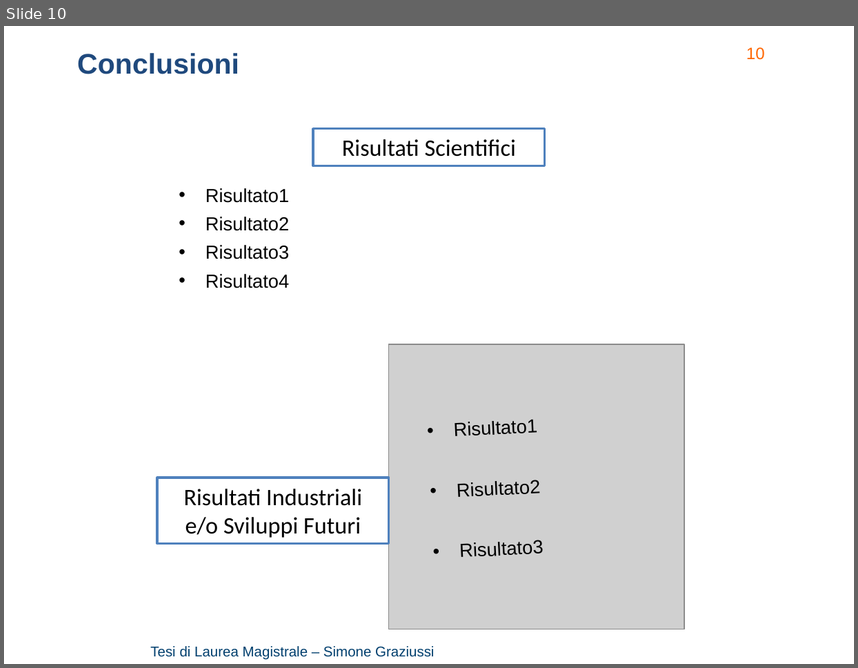
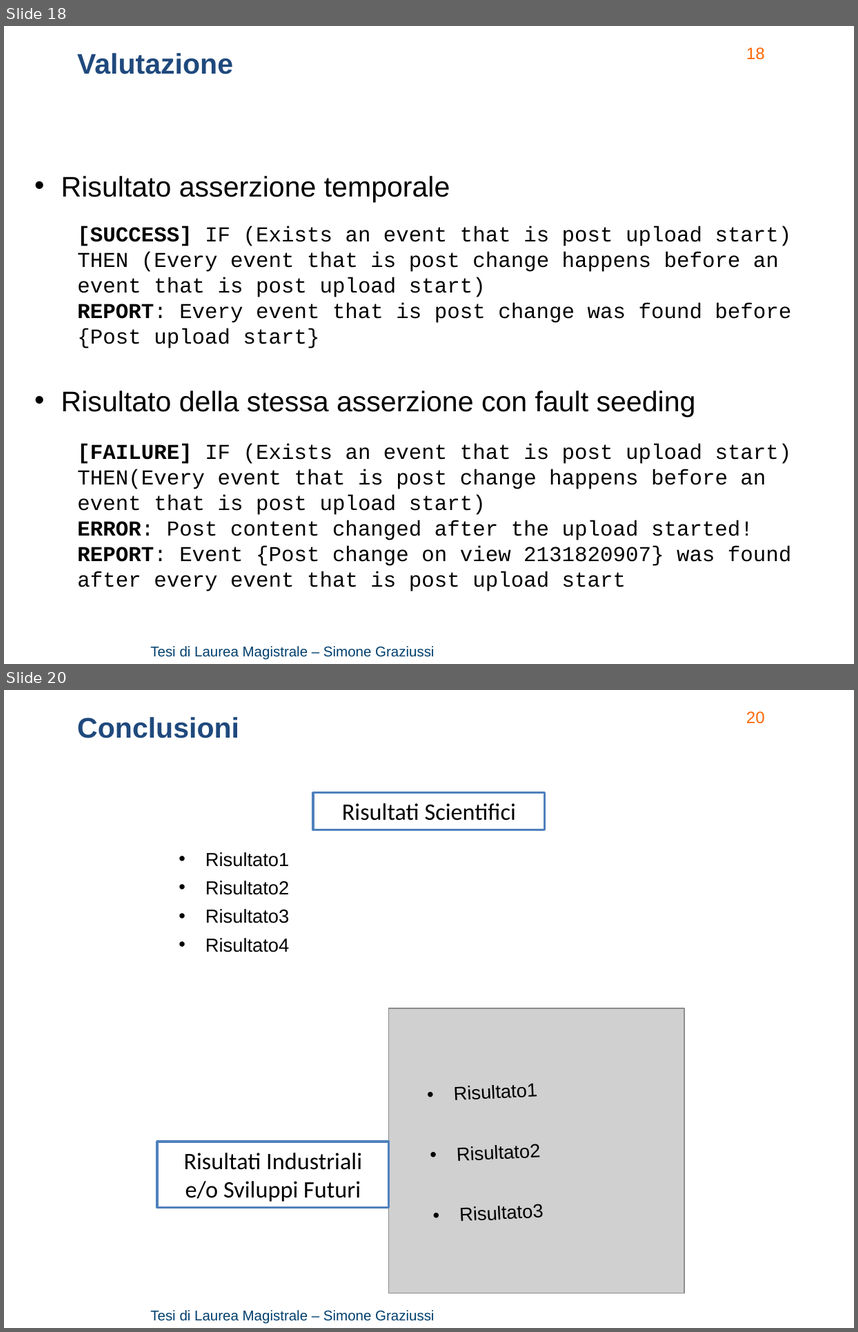
Before and after one commit to Simone3/Thesis, a slide deck: Presentation/Presentation.pptx. Shown one above the other, each under a label of ours: slide 10 before the commit, slides 18 and 20 after it; the slides between them are not shown. The pictures are 858x668 and 858x1332 pixels, drawn with LibreOffice and Linux fonts; fonts in the diff are those of the drawing; grey boxes stand for pictures; background and template pictures are left out. Boxes give left, top, right and bottom in pixels: in the first picture for what was removed or moved away, otherwise in the second. Text is boxed around its words. In the diff, an @@ line names an element or a change of style, - is before the commit and + after.

Commit message:
Presentation: preliminary version of events part

```diff
--- a/Presentation/Presentation.pptx
+++ b/Presentation/Presentation.pptx
@@ slide 18 added at (x1=4, y1=26, x2=854, y2=664), background picture (left out); not listed: 2 template elements that a slide beside it also shows @@
@@ text added at (x1=77, y1=53, x2=233, y2=74), 24 pt, text #1F497D, bold @@
+Valutazione
@@ text added at (x1=61, y1=176, x2=450, y2=202), 24 pt, text #000000 @@
+• Risultato asserzione temporale
@@ text added at (x1=77, y1=226, x2=792, y2=348), 18 pt, text #000000 @@
+[SUCCESS] IF (Exists an event that is post upload start) THEN (Every event that is post change happens before an event that is post upload start)
+REPORT: Every event that is post change was found before {Post upload start}
@@ text added at (x1=61, y1=390, x2=696, y2=417), 24 pt, text #000000 @@
+• Risultato della stessa asserzione con fault seeding
@@ text added at (x1=77, y1=443, x2=792, y2=591), 18 pt, text #000000 @@
+[FAILURE] IF (Exists an event that is post upload start) THEN(Every event that is post change happens before an event that is post upload start)
+ERROR: Post content changed after the upload started!
+REPORT: Event {Post change on view 2131820907} was found after every event that is post upload start
@@ what was slide 10 is now slide 20 @@
@@ page number at (x1=746, y1=711, x2=765, y2=724): text changed @@
-10
+20
```
Also in this commit, not shown: 9 other slides added, 1 other file.
